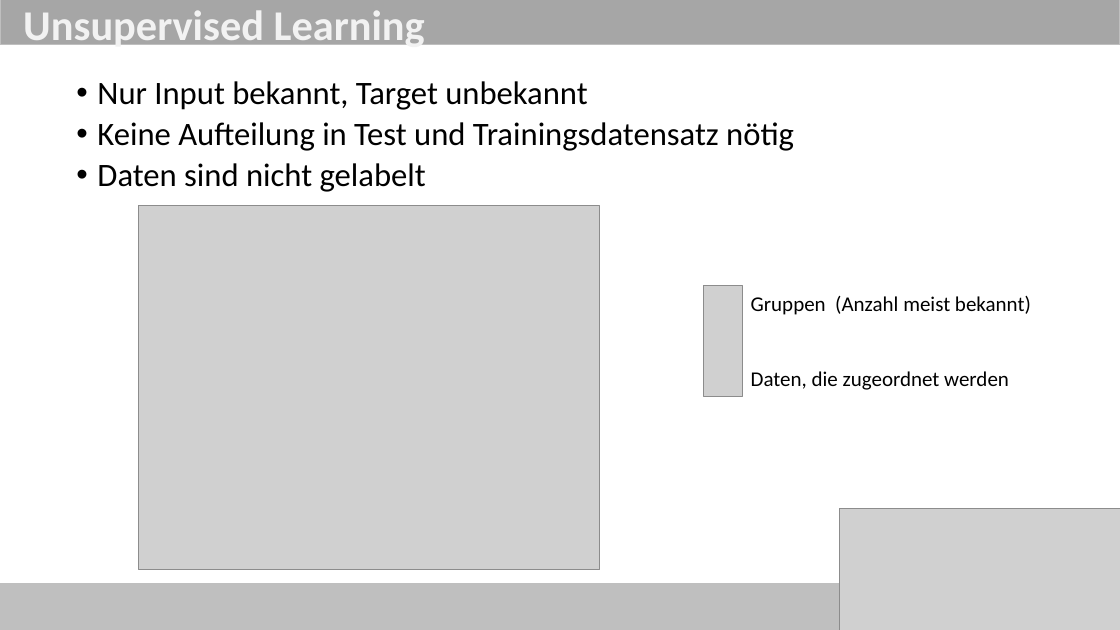
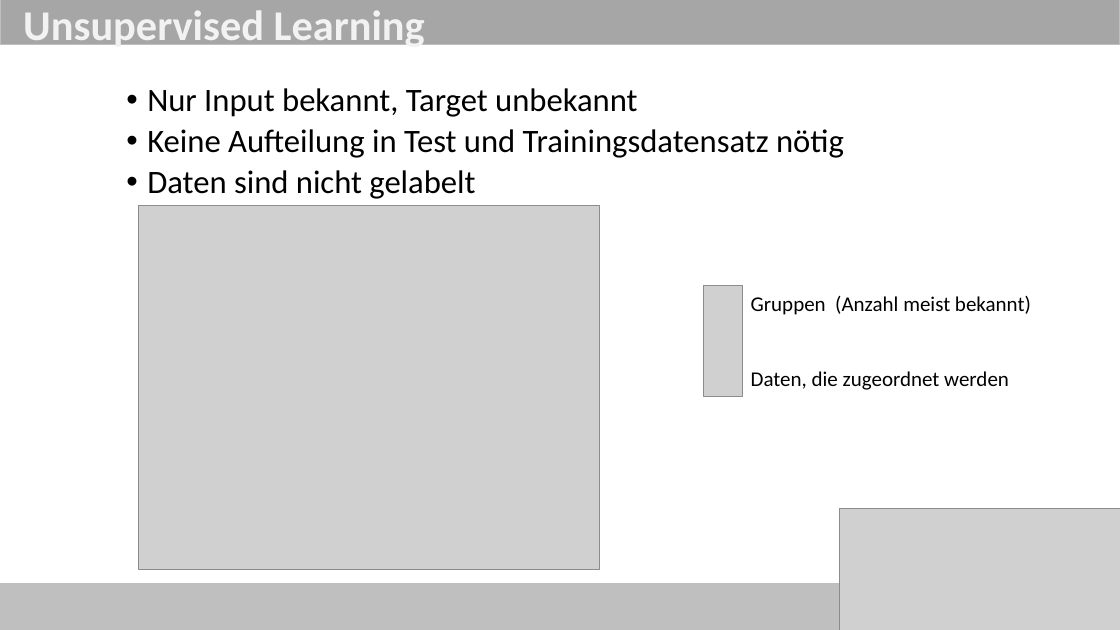
Before and after one commit to ob-algdatii-ss18/leistungsnachweis-firststeptoworlddomination, a slide deck: slide 4 of Reinforcement Learning.pptx. Drawn at 1120x630 pixels with LibreOffice and Linux fonts; fonts in the diff are those of the drawing; grey boxes stand for pictures. Boxes give left, top, right and bottom in pixels: in the first picture for what was removed or moved away, otherwise in the second. Text is boxed around its words. In the diff, an @@ line names an element or a change of style, - is before the commit and + after.

```diff
--- a/Reinforcement Learning.pptx
+++ b/Reinforcement Learning.pptx
@@ text "Nur Input bekannt, Target unbekannt": place and size @@
-text "Nur Input bekannt, Target unbekannt" at <box>97,81,794,192</box>
+text "Nur Input bekannt, Target unbekannt" at <box>147,88,844,199</box>
```
Also in this commit, not shown: 1 other slide changed.
